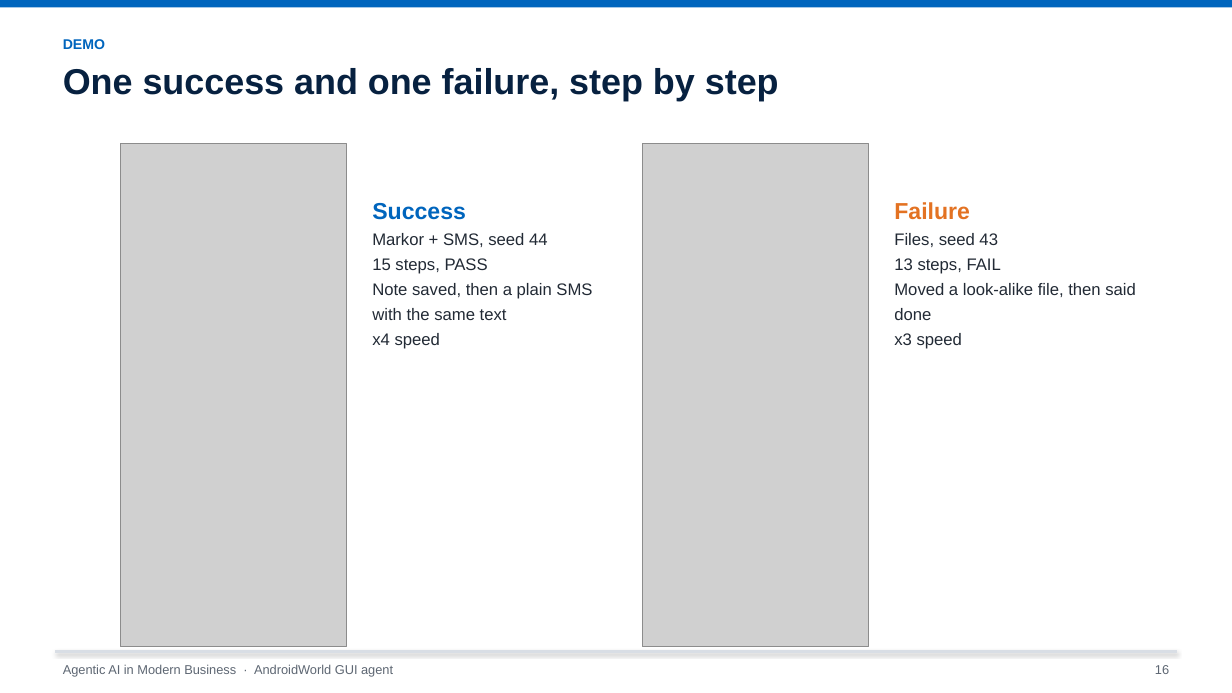
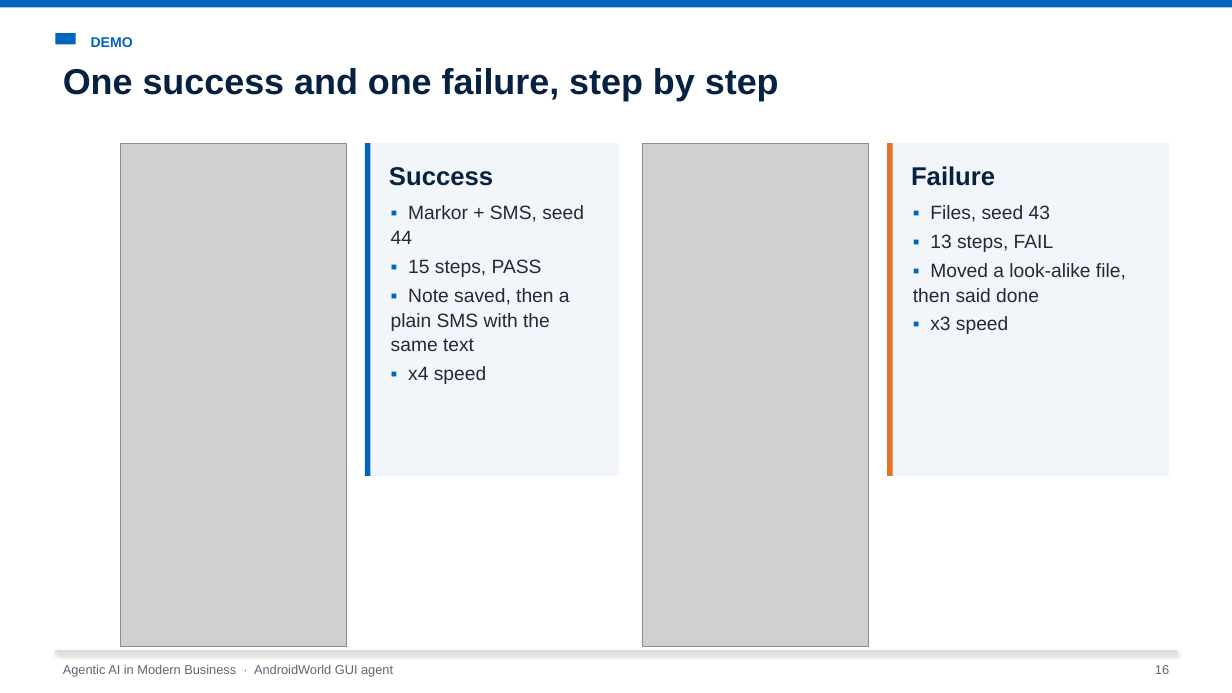
Before and after one commit to Chenschenschen/androidworld-gui-agent, a slide deck: slide 16 of presentation/AndroidWorld_GUI_Agent_Presentation.pptx. Drawn at 1232x693 pixels with LibreOffice and Linux fonts; fonts in the diff are those of the drawing; grey boxes stand for pictures. Boxes give left, top, right and bottom in pixels: in the first picture for what was removed or moved away, otherwise in the second. Text is boxed around its words. In the diff, an @@ line names an element or a change of style, - is before the commit and + after.

```diff
--- a/presentation/AndroidWorld_GUI_Agent_Presentation.pptx
+++ b/presentation/AndroidWorld_GUI_Agent_Presentation.pptx
@@ text "DEMO": place and size @@
-text "DEMO" at (63,39,105,49)
+text "DEMO" at (91,37,133,47)
@@ rectangle added at (55,33,76,44), fill #0065BD @@
@@ rectangle added at (365,143,619,476), fill #F2F5F9 @@
@@ rectangle added at (365,143,371,476), fill #0065BD @@
@@ rectangle added at (887,143,1169,476), fill #F2F5F9 @@
@@ rectangle added at (887,143,893,476), fill #E37222 @@
@@ text added at (389,167,493,186), 20 pt, text #072140, bold @@
+Success
@@ text added at (911,166,995,186), 20 pt, text #072140, bold @@
+Failure
@@ text at (391,205,584,384): text changed; size 13 to 15 pt @@
-Success
-Markor + SMS, seed 44
-15 steps, PASS
-Note saved, then a plain SMS with the same text
-x4 speed
+▪ Markor + SMS, seed 44
+▪ 15 steps, PASS
+▪ Note saved, then a plain SMS with the same text
+▪ x4 speed
@@ text at (913,205,1126,334): text changed; size 13 to 15 pt @@
-Failure
-Files, seed 43
-13 steps, FAIL
-Moved a look-alike file, then said done
-x3 speed
+▪ Files, seed 43
+▪ 13 steps, FAIL
+▪ Moved a look-alike file, then said done
+▪ x3 speed
```
Also in this commit, not shown: 25 other slides changed, 2 other files.
